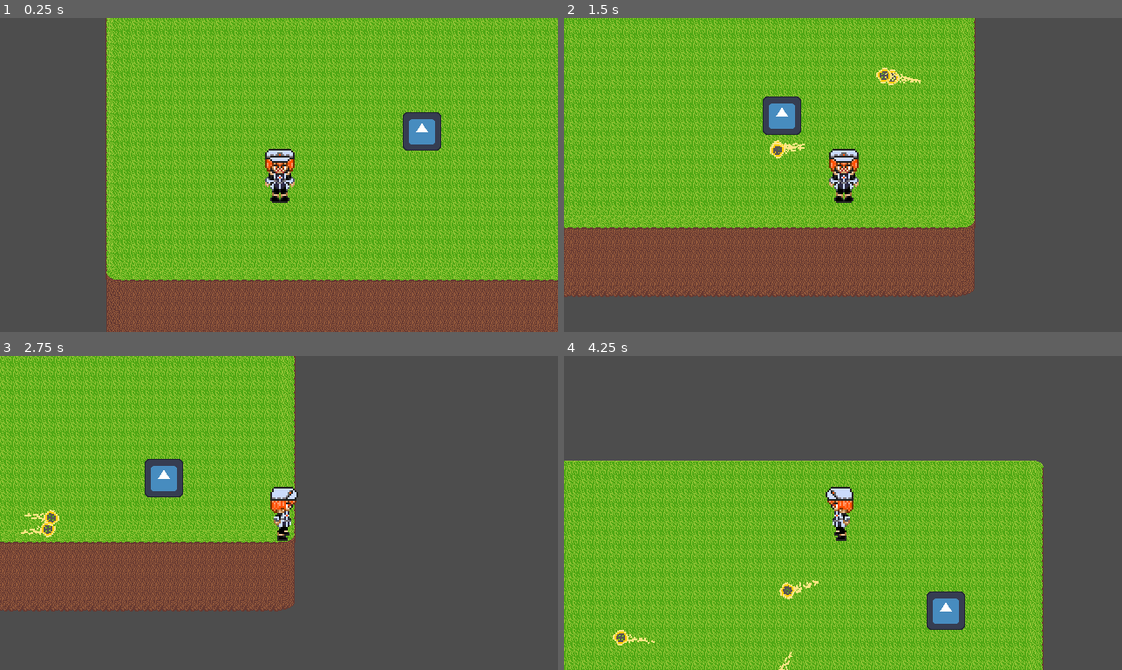
Above: before the commit, frames 1-4 (two rows, left to right).
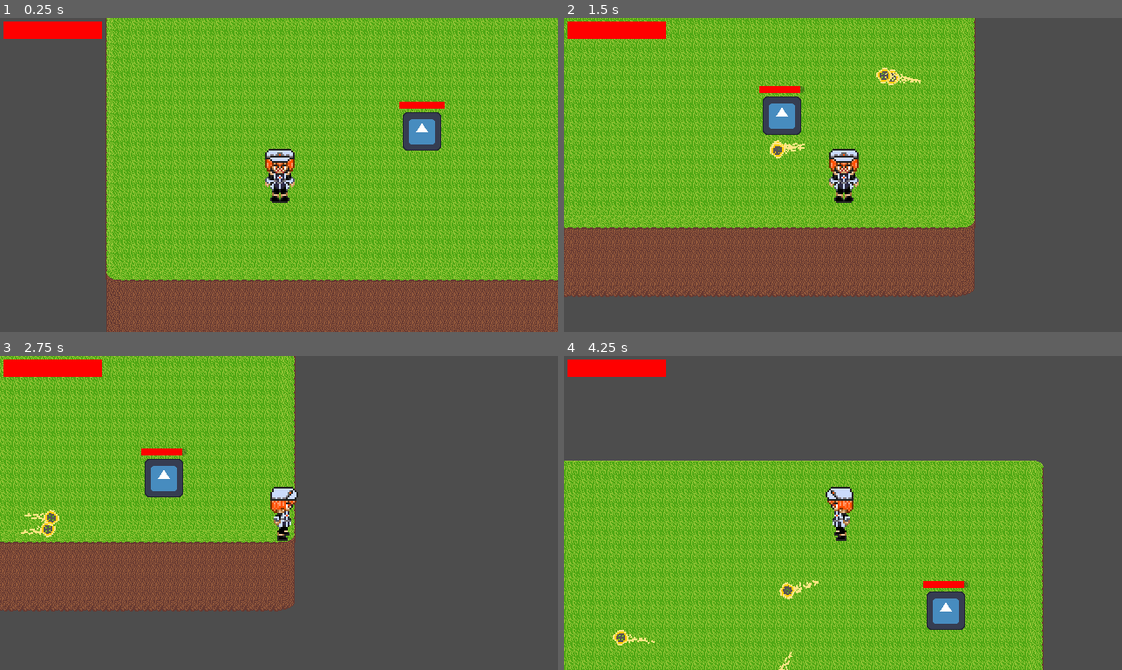
Above: after the commit, the same moments.

Repository: NiroJr/TheHerosFall
Game: Godot game, scene res://Scenes/main.tscn
Same seed, same stepped clock (60 frames per second), same inputs: the game is played once before the commit and once after it. The engine's default icon, where the game draws it, is replaced by a stand-in: a white triangle on a blue panel in a dark square.
Inputs (mouse positions are in pixels of both pictures, inside the frame that each line leads up to):
- Up to frame 1 (0.25 s): no input
- Up to frame 2 (1.5 s): move the mouse to (965, 159) at 0.52 s; hold D (Right) 0.53-1.28 s; tap X (sword_swing) at 0.6 s; click (965, 159) at 0.67 s; move the mouse to (731, 190) at 1.27 s; hold S (Down) from 1.28 s (still down); click (731, 190) at 1.35 s
- Up to frame 3 (2.75 s): tap X (sword_swing) at 1.55, 2.1 s; move the mouse to (334, 443) at 2.02 s; release S (Down) at 2.03 s; hold D (Right) from 2.03 s (still down)
- Up to frame 4 (4.25 s): move the mouse to (815, 575) at 2.77 s; release D (Right) at 2.78 s; hold W (Up) 2.78-3.53 s; tap X (sword_swing) at 2.85, 3.8 s; click (815, 575) at 2.92 s; move the mouse to (1010, 560) at 3.52 s; hold A (Left) from 3.53 s (still down); click (1010, 560) at 3.6 s

The runs differ from the first frame. In frame 1, 1.2% of the frame differs, in the area x 0-80%, y 1-29%; in frame 2, 1.2%; in frame 3, 1.2%; in frame 4, 1.2%.

Commit message:
Added health

Diff:
--- a/Scenes/basic_enemy.tscn
+++ b/Scenes/basic_enemy.tscn
@@ -4,7 +4,13 @@
 [ext_resource type="Texture2D" uid="uid://dmh2ey3aw70mi" path="res://Assets/icon.svg" id="2_lal1l"]
 
 [sub_resource type="RectangleShape2D" id="RectangleShape2D_xrik0"]
-size = Vector2(44, 44)
+size = Vector2(44.5, 44)
+
+[sub_resource type="StyleBoxFlat" id="StyleBoxFlat_fecjr"]
+bg_color = Color(1, 0, 0, 1)
+
+[sub_resource type="RectangleShape2D" id="RectangleShape2D_it0lf"]
+size = Vector2(60, 60)
 
 [node name="basicEnemy" type="CharacterBody2D" unique_id=42976722]
 motion_mode = 1
@@ -15,5 +21,22 @@
 scale = Vector2(0.34374997, 0.34374997)
 texture = ExtResource("2_lal1l")
 
-[node name="CollisionShape2D" type="CollisionShape2D" parent="." unique_id=1867096183]
+[node name="CollisionShape2D" type="CollisionShape2D" parent="." unique_id=399873067]
 shape = SubResource("RectangleShape2D_xrik0")
+
+[node name="HealthBar" type="ProgressBar" parent="." unique_id=1558368081]
+offset_left = -26.0
+offset_top = -34.0
+offset_right = 26.0
+offset_bottom = -26.0
+theme_override_styles/fill = SubResource("StyleBoxFlat_fecjr")
+show_percentage = false
+
+[node name="HitBox" type="Area2D" parent="." unique_id=131301359]
+collision_layer = 12
+collision_mask = 12
+
+[node name="CollisionShape2D" type="CollisionShape2D" parent="HitBox" unique_id=637691548]
+shape = SubResource("RectangleShape2D_it0lf")
+
+[connection signal="area_entered" from="HitBox" to="." method="_on_hit_box_area_entered"]
--- a/Scenes/player.tscn
+++ b/Scenes/player.tscn
@@ -20,6 +20,9 @@
 [ext_resource type="Texture2D" uid="uid://c1os5dfj0jy05" path="res://Assets/MCSprites/attackSprites/fireAttack12.png" id="18_ypfnu"]
 [ext_resource type="Texture2D" uid="uid://c52l7eh5v3une" path="res://Assets/MCSprites/attackSprites/fireAttack13.png" id="19_xuaoq"]
 
+[sub_resource type="RectangleShape2D" id="RectangleShape2D_it0lf"]
+size = Vector2(32.25, 17.75)
+
 [sub_resource type="RectangleShape2D" id="RectangleShape2D_i5tie"]
 size = Vector2(32, 17)
 
@@ -146,6 +149,9 @@
 "name": &"Combo3",
 "speed": 18.0
 }]
+
+[sub_resource type="StyleBoxFlat" id="StyleBoxFlat_8gbba"]
+bg_color = Color(1, 0, 0, 1)
 
 [node name="Player" type="CharacterBody2D" unique_id=481447577]
 z_index = 10
@@ -156,6 +162,14 @@
 c1_a = 39.2
 c2_a = 120.0
 
+[node name="HitBox" type="Area2D" parent="." unique_id=1825929533 groups=["PlayerHitBox"]]
+collision_layer = 4
+collision_mask = 4
+
+[node name="CollisionShape2D" type="CollisionShape2D" parent="HitBox" unique_id=565094471]
+position = Vector2(0.125, 23.125)
+shape = SubResource("RectangleShape2D_it0lf")
+
 [node name="CollisionShape2D" type="CollisionShape2D" parent="." unique_id=396957255]
 position = Vector2(0, 22.5)
 shape = SubResource("RectangleShape2D_i5tie")
@@ -170,7 +184,7 @@
 z_as_relative = false
 scale = Vector2(2, 2)
 
-[node name="Combo1" type="Area2D" parent="SwordSwing" unique_id=1024733563]
+[node name="Combo1" type="Area2D" parent="SwordSwing" unique_id=1024733563 groups=["Combo1"]]
 visible = false
 collision_layer = 8
 collision_mask = 4
@@ -187,7 +201,8 @@
 animation = &"Combo2"
 offset = Vector2(3, -8)
 
-[node name="Combo2" type="Area2D" parent="SwordSwing" unique_id=162041491]
+[node name="Combo2" type="Area2D" parent="SwordSwing" unique_id=162041491 groups=["Combo2"]]
+visible = false
 collision_layer = 8
 collision_mask = 4
 
@@ -201,12 +216,10 @@
 rotation = 4.199262
 scale = Vector2(1.4921261, 1.344719)
 sprite_frames = SubResource("SpriteFrames_i5tie")
-animation = &"Combo2"
-frame = 6
-frame_progress = 1.0
+animation = &"Combo1"
 flip_v = true
 
-[node name="Combo3" type="Area2D" parent="SwordSwing" unique_id=44817697]
+[node name="Combo3" type="Area2D" parent="SwordSwing" unique_id=44817697 groups=["Combo3"]]
 visible = false
 collision_layer = 8
 collision_mask = 4
@@ -228,4 +241,12 @@
 
 [node name="Camera2D" type="Camera2D" parent="." unique_id=931367381]
 
+[node name="HealthBar" type="ProgressBar" parent="." unique_id=2122394639]
+offset_left = -316.0
+offset_top = -176.0
+offset_right = -203.0
+offset_bottom = -156.0
+theme_override_styles/fill = SubResource("StyleBoxFlat_8gbba")
+show_percentage = false
+
 [connection signal="timeout" from="Combo" to="." method="_on_combo_timeout"]
--- a/Scripts/basic_enemy.gd
+++ b/Scripts/basic_enemy.gd
@@ -4,9 +4,15 @@
 var speed = 75.0
 var player: Node2D
 
+const MAX_HEALTH := 100
+var health := MAX_HEALTH
+@onready var health_bar = $HealthBar
+
+var attacks_received: Array[Area2D] = []
 
 func _ready():
 	player = get_tree().get_first_node_in_group("player")
+	health_bar.value = MAX_HEALTH
 
 
 func _physics_process(_delta):
@@ -20,3 +26,25 @@
 	velocity = direction * speed
 
 	move_and_slide()
+
+func take_damage(amount: int):
+	health = clampi(health - amount, 0, MAX_HEALTH)
+	health_bar.value = health
+
+	if(health <= 0):
+		queue_free()
+
+
+func _on_hit_box_area_entered(area: Area2D) -> void:
+	if area.is_in_group("PlayerHitBox"):
+		player.take_damage(10)
+
+	 # Record this enemy as hit
+	player.enemies_hit.append(self)
+
+	if area.is_in_group("Combo1"):
+		take_damage(10)
+	elif area.is_in_group("Combo2"):
+		take_damage(20)
+	elif area.is_in_group("Combo3"):
+		take_damage(50)
--- a/Scripts/player.gd
+++ b/Scripts/player.gd
@@ -15,10 +15,18 @@
 var is_swinging := false;
 var buffered_swing := false;
 
+var health := 100
+@onready var health_bar : ProgressBar = $HealthBar
+
+var enemies_hit: Array[Node] = []
 
 func _ready() -> void:
 	$SwordSwing.visible = false
 	add_to_group("player")
+	health_bar.value = health
+	$SwordSwing/Combo1/CollisionShape2D.set_deferred("disabled", true)
+	$SwordSwing/Combo2/CollisionShape2D.set_deferred("disabled", true)
+	$SwordSwing/Combo3/CollisionShape2D.set_deferred("disabled", true)
 
 const Animations := [
 	"right",
@@ -77,6 +85,7 @@
 		else:
 			sword_swing()
 func sword_swing() ->void:
+
 	is_swinging = true
 	while true:
 		buffered_swing = false
@@ -92,8 +101,10 @@
 				$SwordSwing/Combo1.visible = true
 				$SwordSwing/Combo2.visible = false
 				$SwordSwing/Combo3.visible = false
+				$SwordSwing/Combo1/CollisionShape2D.set_deferred("disabled", false)
 				$SwordSwing/Combo1/SwordAnimation.play("Combo1")
 				await $SwordSwing/Combo1/SwordAnimation.animation_finished
+				$SwordSwing/Combo1/CollisionShape2D.set_deferred("disabled", true)
 				$SwordSwing/Combo1/SwordAnimation.rotation = deg_to_rad(c1_a)
 			1:
 				$SwordSwing/Combo2.rotation = facing_angle+PI
@@ -106,8 +117,10 @@
 				$SwordSwing/Combo1.visible = false
 				$SwordSwing/Combo2.visible = true
 				$SwordSwing/Combo3.visible = false
+				$SwordSwing/Combo2/CollisionShape2D.set_deferred("disabled", false)
 				$SwordSwing/Combo2/SwordAnimation.play("Combo2")
 				await $SwordSwing/Combo2/SwordAnimation.animation_finished
+				$SwordSwing/Combo2/CollisionShape2D.set_deferred("disabled", true)
 				$SwordSwing/Combo2/SwordAnimation.flip_v = true
 				$SwordSwing/Combo2/SwordAnimation.offset.y = 15
 				$SwordSwing/Combo2/SwordAnimation.rotation = deg_to_rad(240)
@@ -116,8 +129,10 @@
 				$SwordSwing/Combo1.visible = false
 				$SwordSwing/Combo2.visible = false
 				$SwordSwing/Combo3.visible = true
+				$SwordSwing/Combo3/CollisionShape2D.set_deferred("disabled", false)
 				$SwordSwing/Combo3/SwordAnimation.play("Combo3")
 				await $SwordSwing/Combo3/SwordAnimation.animation_finished
+				$SwordSwing/Combo3/CollisionShape2D.set_deferred("disabled", true)
 		combo_step = (combo_step+1)%3
 		$SwordSwing.visible = false
 		if(buffered_swing):
@@ -125,6 +140,7 @@
 		else:
 			break
 	is_swinging = false;
+	enemies_hit.clear()
 func _input(event):
 	if event is InputEventMouseButton and event.pressed and event.button_index == MOUSE_BUTTON_LEFT:
 		shoot()
@@ -140,3 +156,7 @@
 	instance.spawnPos = global_position
 	instance.spawnRot = angle
 	main.add_child.call_deferred(instance)
+
+func take_damage(amount: int):
+	health = clampi(health - amount, 0, 100)
+	health_bar.value = health
